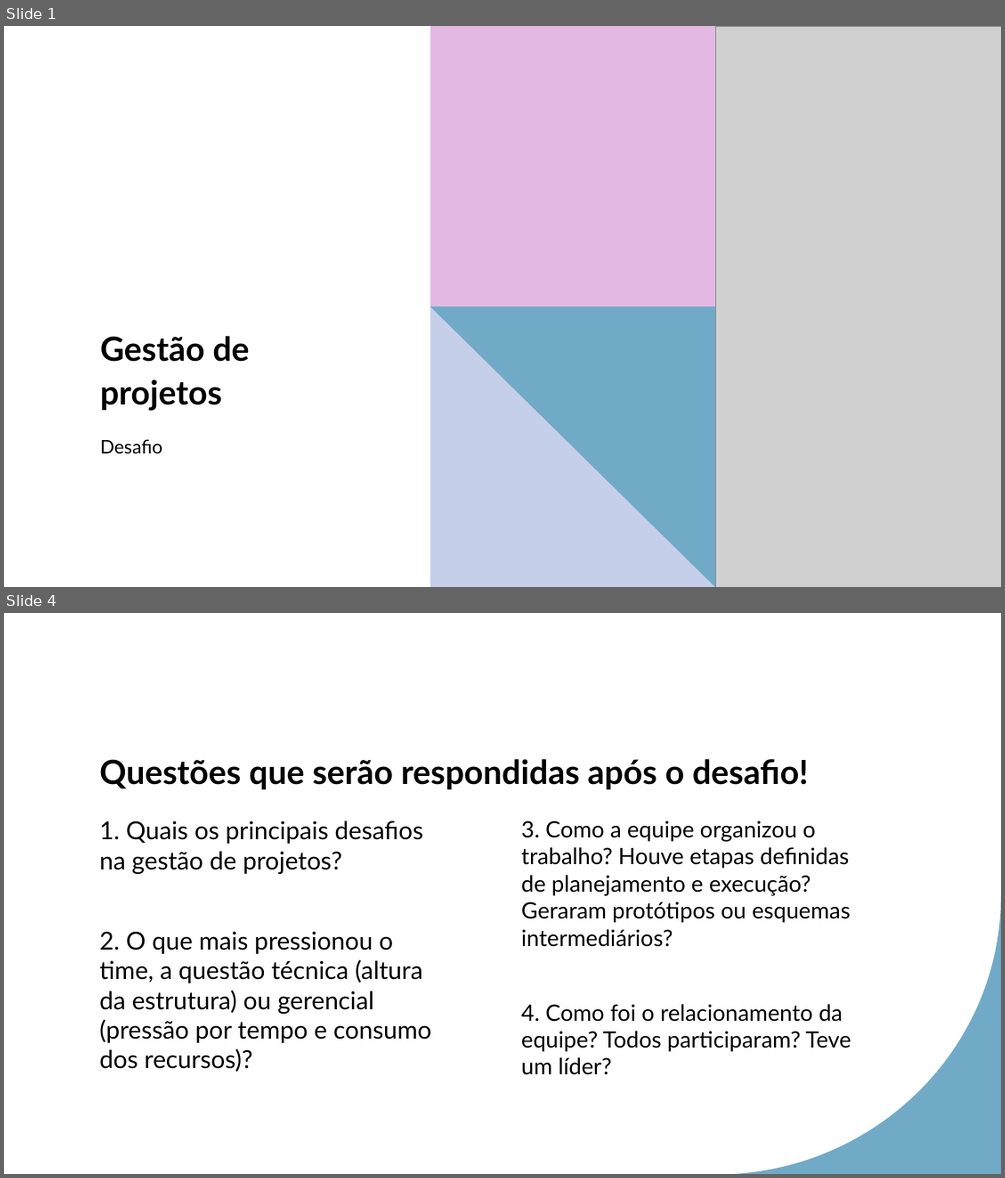
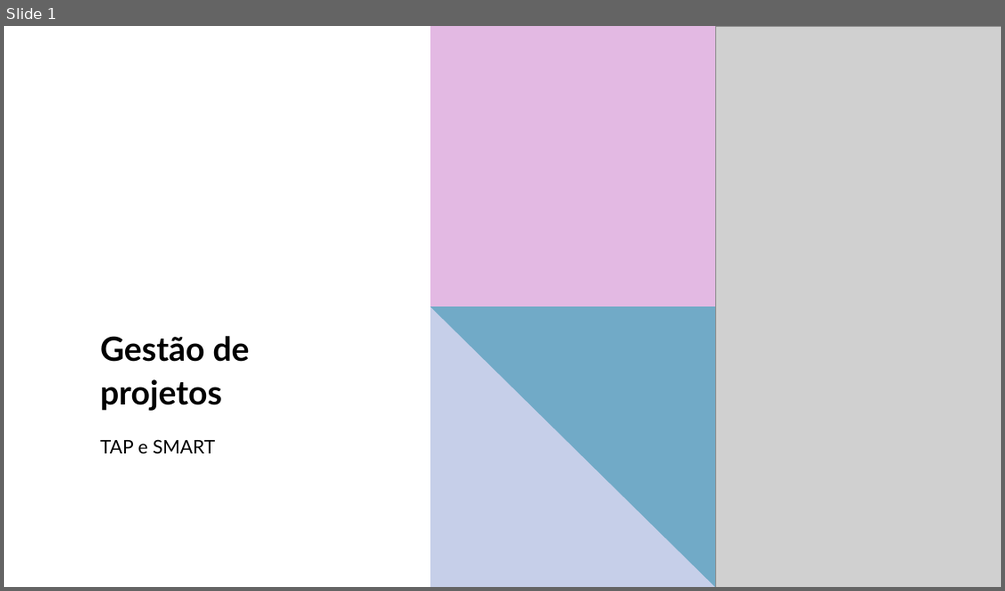
Before and after one commit to LeonardoRaiz/FATEC, a slide deck: Aulas/Gestao de Projetos/PPT/Aula 08/Aula 08.pptx. Shown one above the other, each under a label of ours: slides 1 and 4 before the commit, slide 1 after it; the slides between them are not shown. The pictures are 1005x1178 and 1005x591 pixels, drawn with LibreOffice and Linux fonts; fonts in the diff are those of the drawing; grey boxes stand for pictures. Boxes give left, top, right and bottom in pixels: in the first picture for what was removed or moved away, otherwise in the second. Text is boxed around its words. In the diff, an @@ line names an element or a change of style, - is before the commit and + after.

```diff
--- a/Aulas/Gestao de Projetos/PPT/Aula 08/Aula 08.pptx
+++ b/Aulas/Gestao de Projetos/PPT/Aula 08/Aula 08.pptx
@@ slide 4 removed at [4,613,1001,1174], background #FFFFFF; not listed: 1 template element that a slide beside it also shows @@
@@ title removed at [99,759,808,790] @@
-Questões que serão respondidas após o desafio!
@@ text removed at [99,820,431,1071] @@
-1. Quais os principais desafios na gestão de projetos?
-2. O que mais pressionou o time, a questão técnica (altura da estrutura) ou gerencial (pressão por tempo e consumo dos recursos)?
@@ text removed at [521,820,851,1075] @@
-3. Como a equipe organizou o trabalho? Houve etapas definidas de planejamento e execução? Geraram protótipos ou esquemas intermediários?
-4. Como foi o relacionamento da equipe? Todos participaram? Teve um líder?
@@ slide 1 changed as well @@
@@ subtitle at [100,439,215,453]: text changed @@
-Desafio
+TAP e SMART
```
Also in this commit, not shown: 13 slides added, 2 other slides removed, 15 other files.
